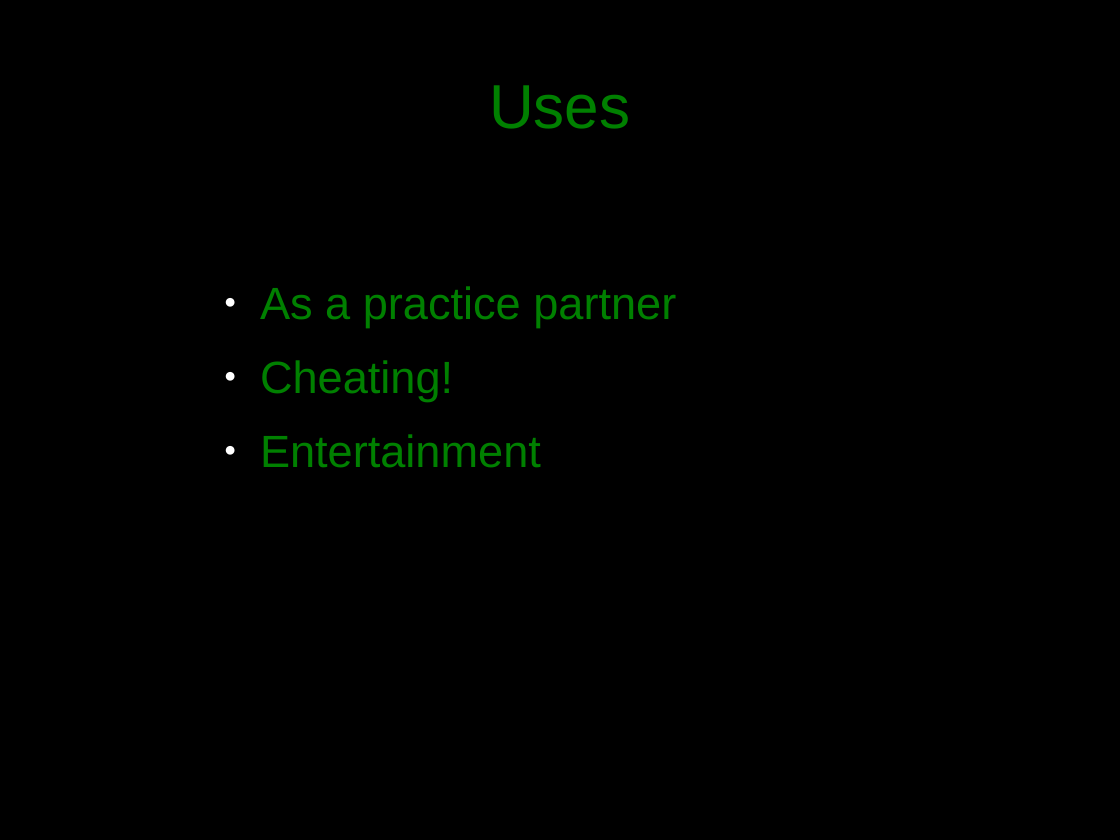
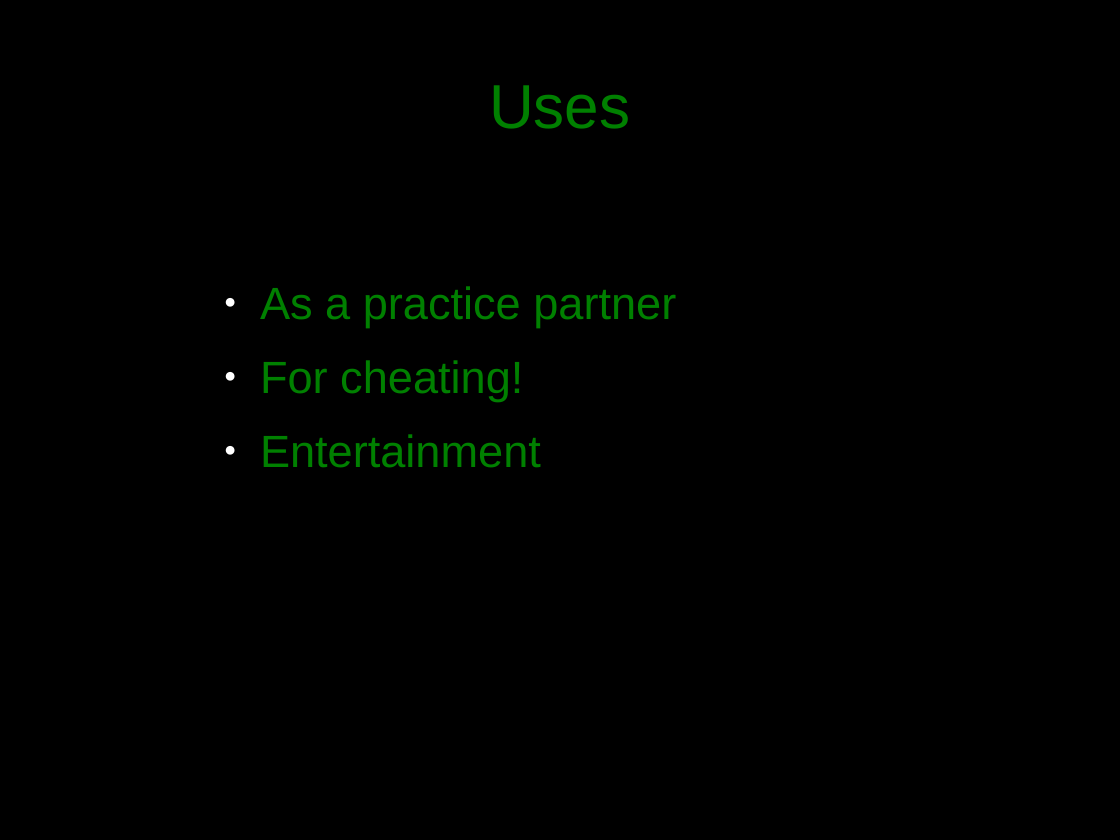
Before and after one commit to jakkdl/TDDD63-XPilot-AI, a slide deck: slide 5 of presentation.odp. Drawn at 1120x840 pixels with LibreOffice and Linux fonts; fonts in the diff are those of the drawing. Boxes give left, top, right and bottom in pixels: in the first picture for what was removed or moved away, otherwise in the second. Text is boxed around its words. In the diff, an @@ line names an element or a change of style, - is before the commit and + after.

```diff
--- a/presentation.odp
+++ b/presentation.odp
@@ text at box(260, 360, 523, 402): text changed @@
-● Cheating!
+● For cheating!
```
Also in this commit, not shown: 1 other slide changed, 2 slides added, 1 slide removed.
